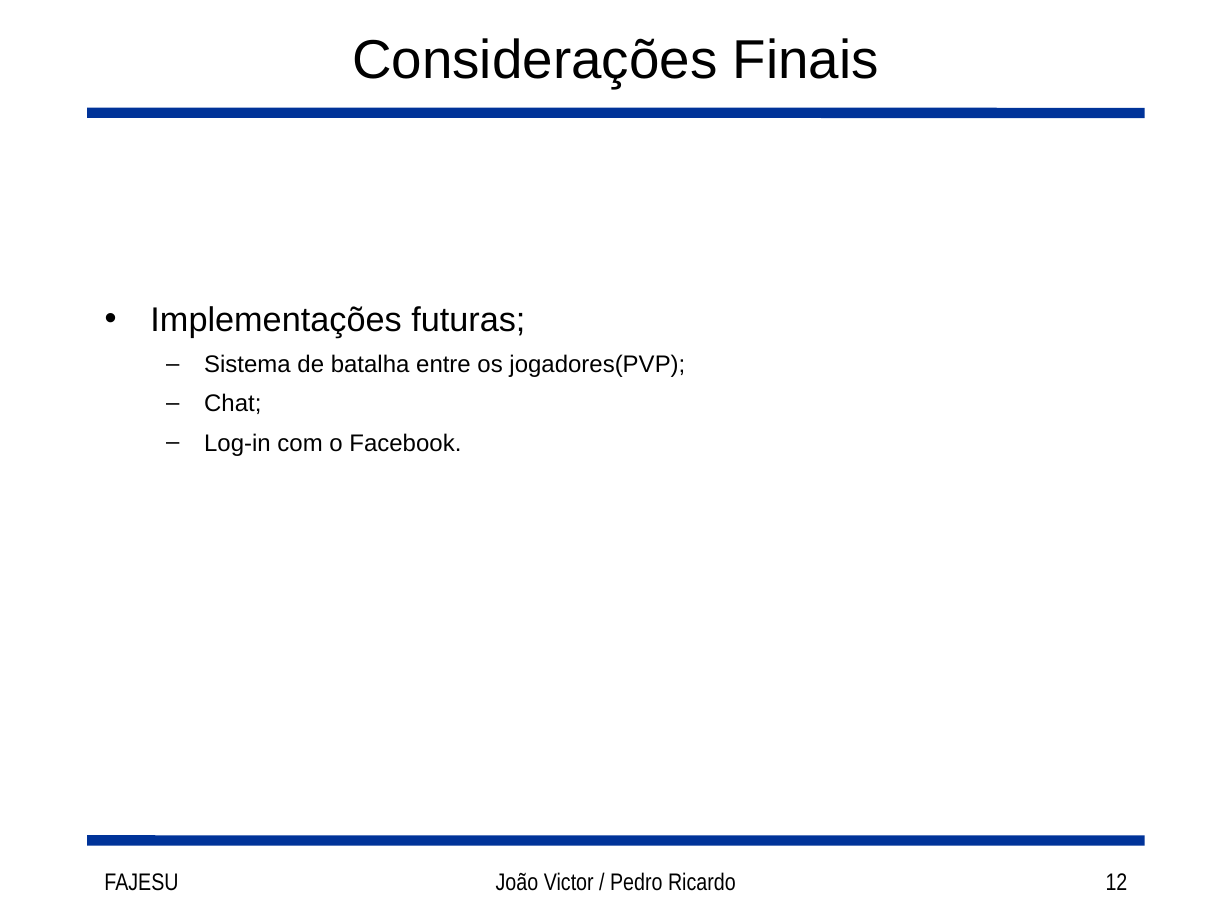
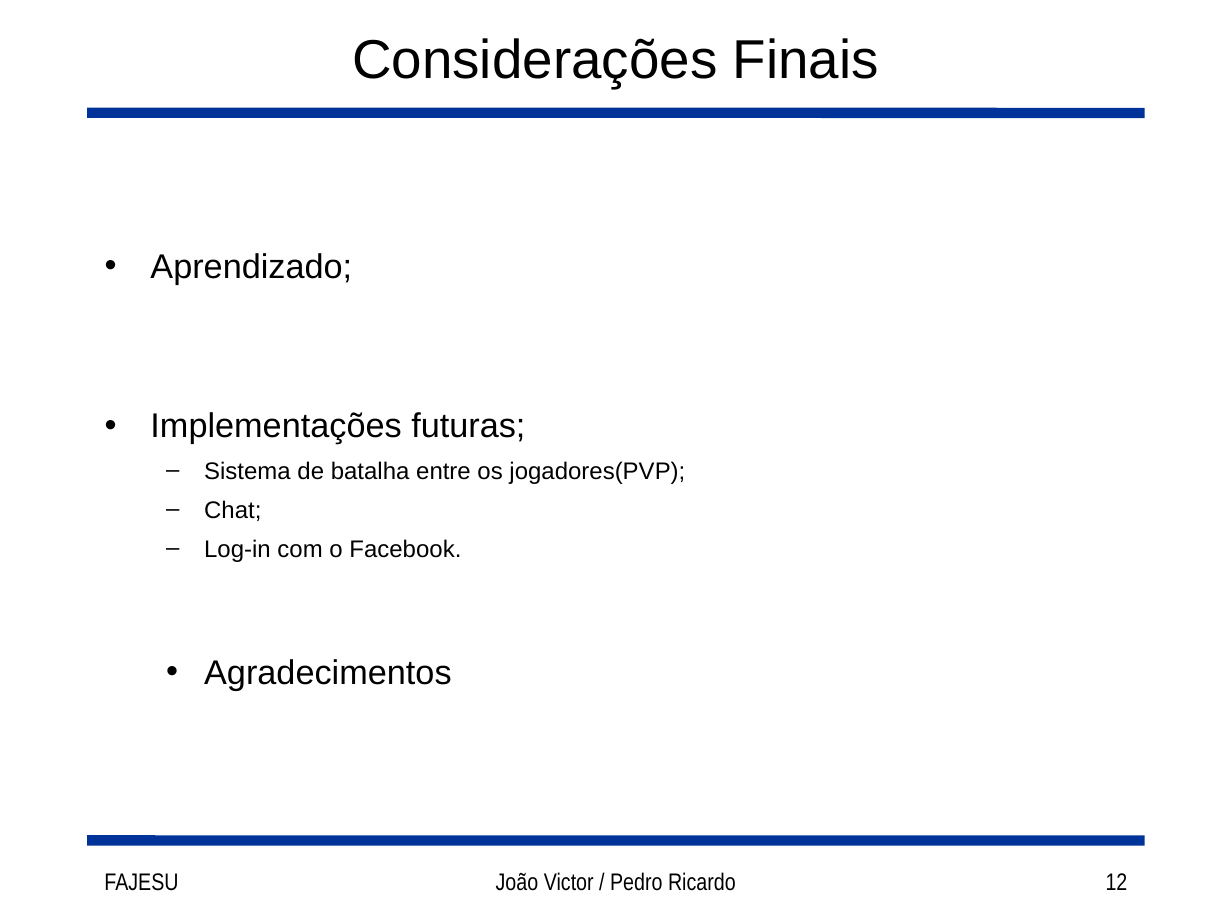
Before and after one commit to joaorocha/tcc-got-v1, a slide deck: slide 12 of docs/Slides.ppt. Drawn at 1232x924 pixels with LibreOffice and Linux fonts; fonts in the diff are those of the drawing. Boxes give left, top, right and bottom in pixels: in the first picture for what was removed or moved away, otherwise in the second. Text is boxed around its words. In the diff, an @@ line names an element or a change of style, - is before the commit and + after.

```diff
--- a/docs/Slides.ppt
+++ b/docs/Slides.ppt
@@ text at <box>150,253,352,285</box>: paragraph added @@
+• Aprendizado;
@@ text at <box>204,659,451,691</box>: paragraph added @@
+  • Agradecimentos
```
Also in this commit, not shown: 9 other slides changed, 1 other file.
